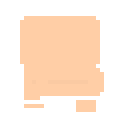
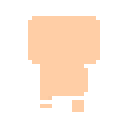
Layers edited between the first and the second w=128, h=128 image:
painted on "Layer 1" over box(20, 16, 104, 112)
